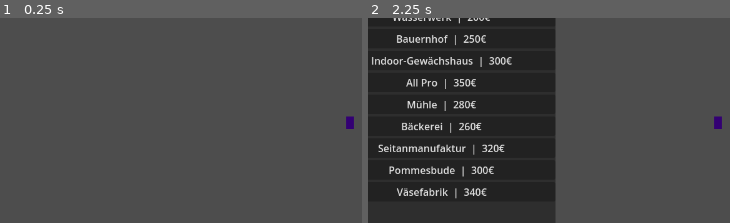
Above: before the commit, frames 1-2 (left to right).
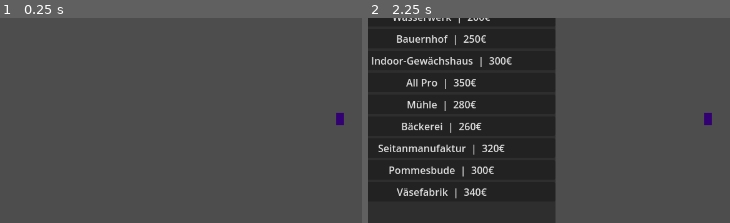
Above: after the commit, the same moments.

Repository: leonardwolf23-bot/vegangame
Game: Godot game, scene res://scenes/main.tscn
Same seed, same stepped clock (60 frames per second), same inputs: the game is played once before the commit and once after it.
Inputs (mouse positions are % of the whole screen's width and height, from its top left):
- Up to frame 1 (0.25 s): no input
- Up to frame 2 (2.25 s): click "Bauen" at 0.5 s; click "Schließen" at 1.25 s; tap Enter at 2 s; move the mouse to (79, 49) at 2.02 s; hold D from 2.03 s (still down); tap 1 at 2.1 s; click (79, 49) at 2.17 s
The pictures show only the part of the screen within x 7-57%, y 27-77%; the shares and areas given below are measured in that part.

The runs differ from the first frame. In frame 1, 0.3% of the frame differs, in the area x 92-98%, y 46-55%; in frame 2, 0.3%.
Error in both runs: Cannot call method 'get_source' on a null value. (res://scripts/building_placer.gd:107)

Commit message:
Fix iso click picking: use ground layer and diamond hit test
- map_to_local already returns tile center in Godot 4 — remove wrong grid offset
- world_to_tile_from_mouse via TileMapLayer.get_local_mouse_position()
- Point-in-diamond test for accurate isometric tile selection
- walk_pixel_offset for optional fine-tuning only

Co-authored-by: leonardwolf23-bot <leonardwolf23-bot@users.noreply.github.com>

Diff:
--- a/scripts/building_placer.gd
+++ b/scripts/building_placer.gd
@@ -10,7 +10,7 @@
 @export_range(0.0, 1.0, 0.05) var sell_refund_factor: float = 0.5
 
 @export_group("Ghost-Vorschau")
-@export var ghost_offset_tiles: Vector2 = Vector2(0, 0.5)
+@export var ghost_offset_tiles: Vector2 = Vector2.ZERO
 
 var _grid: GridManager
 var _ghost: Sprite2D
@@ -78,7 +78,7 @@
 
 
 func _get_placement_tile() -> Vector2i:
-	return _grid.world_to_tile(get_global_mouse_position())
+	return _grid.world_to_tile_from_mouse()
 
 
 func _can_place_building(tile: Vector2i, building: Dictionary) -> bool:
@@ -100,7 +100,7 @@
 	var tile: Vector2i = _get_placement_tile()
 	var can_place: bool = _can_place_building(tile, building)
 
-	_ghost.global_position = _grid.tile_to_world(tile) + _get_ghost_offset()
+	_ghost.global_position = _grid.tile_to_walk_world(tile) + _get_ghost_offset()
 	_ghost.visible = true
 	_ghost.modulate = Color(0.3, 1.0, 0.3, 0.5) if can_place else Color(1.0, 0.3, 0.3, 0.5)
 
--- a/scripts/citizen.gd
+++ b/scripts/citizen.gd
@@ -118,7 +118,7 @@
 
 	var from_tile := _grid.world_to_tile(global_position)
 	if _grid.can_walk_on(from_tile):
-		global_position = _grid.tile_to_world(from_tile)
+		global_position = _grid.tile_to_walk_world(from_tile)
 		_path_from_tile = from_tile
 	else:
 		_path_from_tile = from_tile
--- a/scripts/citizen_manager.gd
+++ b/scripts/citizen_manager.gd
@@ -67,7 +67,7 @@
 			citizen.set_grid_manager(_grid)
 		if _grid and _grid.building_layer:
 			var spawn_tile := _pick_spawn_tile(i)
-			citizen.global_position = _grid.tile_to_world(spawn_tile)
+			citizen.global_position = _grid.tile_to_walk_world(spawn_tile)
 		else:
 			citizen.global_position = Vector2(100 + i * 20, 100)
 		_citizens.append(citizen)
--- a/scripts/grid_manager.gd
+++ b/scripts/grid_manager.gd
@@ -4,8 +4,8 @@
 
 @export var ground_layer: TileMapLayer
 @export var building_layer: TileMapLayer
-## Fußpunkt auf dem Iso-Tile (0.5 Y = Mitte des Rauten-Tiles, wie beim Bau-Ghost).
-@export var walk_offset_tiles: Vector2 = Vector2(0, 0.5)
+## Feinjustierung in Pixeln (map_to_local ist bereits Tile-Mitte).
+@export var walk_pixel_offset: Vector2 = Vector2.ZERO
 
 var _placed: Dictionary = {}
 var _cell_owner: Dictionary = {}
@@ -18,46 +18,82 @@
 ]
 
 
+func _coord_layer() -> TileMapLayer:
+	if ground_layer:
+		return ground_layer
+	return building_layer
+
+
+func world_to_tile_from_mouse() -> Vector2i:
+	var layer := _coord_layer()
+	if not layer:
+		return Vector2i(-9999, -9999)
+	return _local_pos_to_tile(layer, layer.get_local_mouse_position())
+
+
 func world_to_tile(world_pos: Vector2) -> Vector2i:
-	if not building_layer:
+	var layer := _coord_layer()
+	if not layer:
 		return Vector2i(-9999, -9999)
-	var rough := building_layer.local_to_map(building_layer.to_local(world_pos))
-	# Iso-Klick trifft oft das Tile darunter — nächstes Tile am Fußpunkt wählen.
+	return _local_pos_to_tile(layer, layer.to_local(world_pos))
+
+
+func tile_to_world(tile: Vector2i) -> Vector2:
+	var layer := _coord_layer()
+	if not layer:
+		return Vector2.ZERO
+	var local_pos := layer.map_to_local(tile)
+	return layer.to_global(local_pos)
+
+
+func tile_to_walk_world(tile: Vector2i) -> Vector2:
+	return tile_to_world(tile) + walk_pixel_offset
+
+
+func _local_pos_to_tile(layer: TileMapLayer, local_pos: Vector2) -> Vector2i:
+	var rough := layer.local_to_map(local_pos)
+	if _local_pos_in_tile(layer, rough, local_pos):
+		return rough
+
 	var best := rough
 	var best_dist := INF
 	for dx in range(-1, 2):
 		for dy in range(-1, 2):
 			var candidate := rough + Vector2i(dx, dy)
-			var dist := world_pos.distance_squared_to(tile_to_walk_world(candidate))
+			if not _local_pos_in_tile(layer, candidate, local_pos):
+				continue
+			var dist := local_pos.distance_squared_to(layer.map_to_local(candidate))
+			if dist < best_dist:
+				best_dist = dist
+				best = candidate
+	if best_dist < INF:
+		return best
+
+	for dx in range(-1, 2):
+		for dy in range(-1, 2):
+			var candidate := rough + Vector2i(dx, dy)
+			var dist := local_pos.distance_squared_to(layer.map_to_local(candidate))
 			if dist < best_dist:
 				best_dist = dist
 				best = candidate
 	return best
 
 
-func tile_to_world(tile: Vector2i) -> Vector2:
-	if not building_layer:
-		return Vector2.ZERO
-	var local_pos := building_layer.map_to_local(tile)
-	return building_layer.to_global(local_pos)
-
-
-func tile_to_walk_world(tile: Vector2i) -> Vector2:
-	return tile_to_world(tile) + _tile_offset_to_world(walk_offset_tiles)
-
-
-func _tile_offset_to_world(offset_tiles: Vector2) -> Vector2:
-	if not building_layer:
-		return Vector2.ZERO
-	var layer := building_layer
-	var full := Vector2i(int(floor(offset_tiles.x)), int(floor(offset_tiles.y)))
-	var frac := offset_tiles - Vector2(full)
-	var offset := layer.map_to_local(full) - layer.map_to_local(Vector2i.ZERO)
-	if frac != Vector2.ZERO:
-		var step_x := layer.map_to_local(Vector2i(1, 0)) - layer.map_to_local(Vector2i.ZERO)
-		var step_y := layer.map_to_local(Vector2i(0, 1)) - layer.map_to_local(Vector2i.ZERO)
-		offset += step_x * frac.x + step_y * frac.y
-	return offset
+func _local_pos_in_tile(layer: TileMapLayer, tile: Vector2i, local_pos: Vector2) -> bool:
+	var center := layer.map_to_local(tile)
+	var rel := local_pos - center
+	var tile_size := _get_tile_size(layer)
+	var hw := float(tile_size.x) * 0.5
+	var hh := float(tile_size.y) * 0.5
+	if hw <= 0.0 or hh <= 0.0:
+		return false
+	return abs(rel.x) / hw + abs(rel.y) / hh <= 1.0
+
+
+func _get_tile_size(layer: TileMapLayer) -> Vector2i:
+	if layer.tile_set:
+		return layer.tile_set.tile_size
+	return Vector2i(64, 32)
 
 
 func can_walk_on(tile: Vector2i) -> bool:
--- a/scripts/player.gd
+++ b/scripts/player.gd
@@ -11,7 +11,8 @@
 @export var idle_anim: StringName = &"idle"
 @export var walk_anim: StringName = &"walk"
 ## Nur Optik — verschiebt Sprite/Label, nicht die Grid-Logik.
-@export var visual_offset: Vector2 = Vector2(0, -10)
+@export var visual_offset: Vector2 = Vector2(-16, -16)
+@export var debug_clicks: bool = false
 
 var _grid: GridManager
 var _placer: Node2D
@@ -50,7 +51,7 @@
 	if event.button_index != MOUSE_BUTTON_LEFT:
 		return
 
-	_move_to_world(get_global_mouse_position())
+	_move_to_tile(_grid.world_to_tile_from_mouse())
 	get_viewport().set_input_as_handled()
 
 
@@ -65,10 +66,12 @@
 	return _placer != null and _placer.has_method("is_build_mode_active") and _placer.is_build_mode_active()
 
 
-func _move_to_world(world_pos: Vector2) -> void:
-	var to_tile := _grid.world_to_tile(world_pos)
+func _move_to_tile(to_tile: Vector2i) -> void:
 	if to_tile == _current_tile and _path_waypoints.is_empty():
 		return
+
+	if debug_clicks:
+		print("Player Klick → Tile %s, Welt %s" % [to_tile, _grid.tile_to_walk_world(to_tile)])
 
 	_path_waypoints.clear()
 	_path_tiles.clear()
